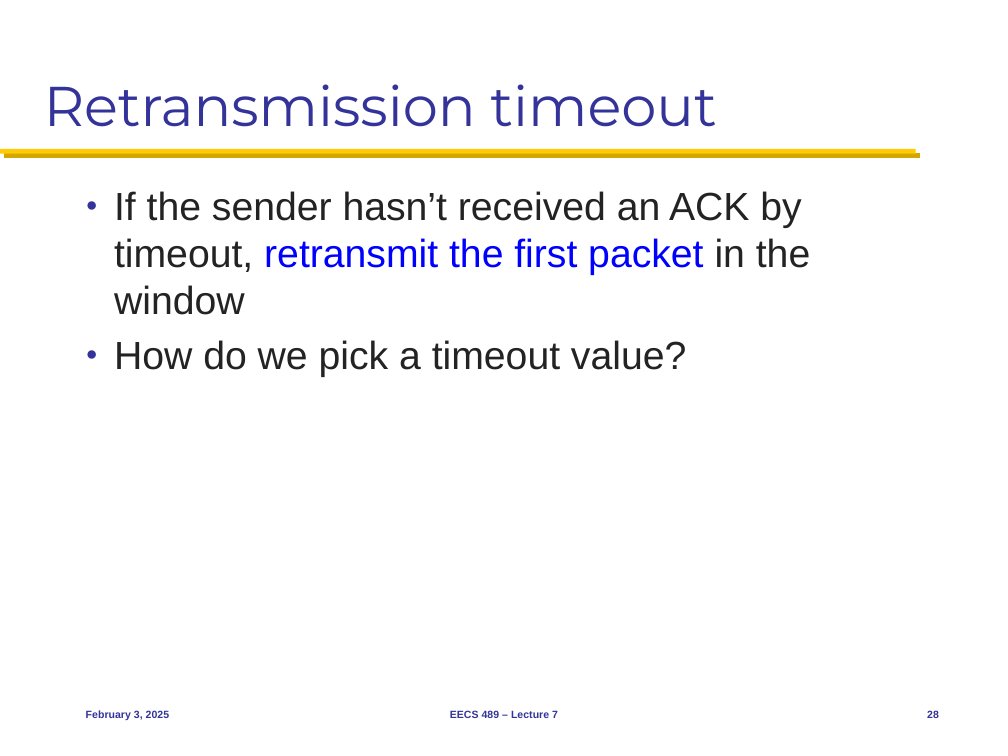
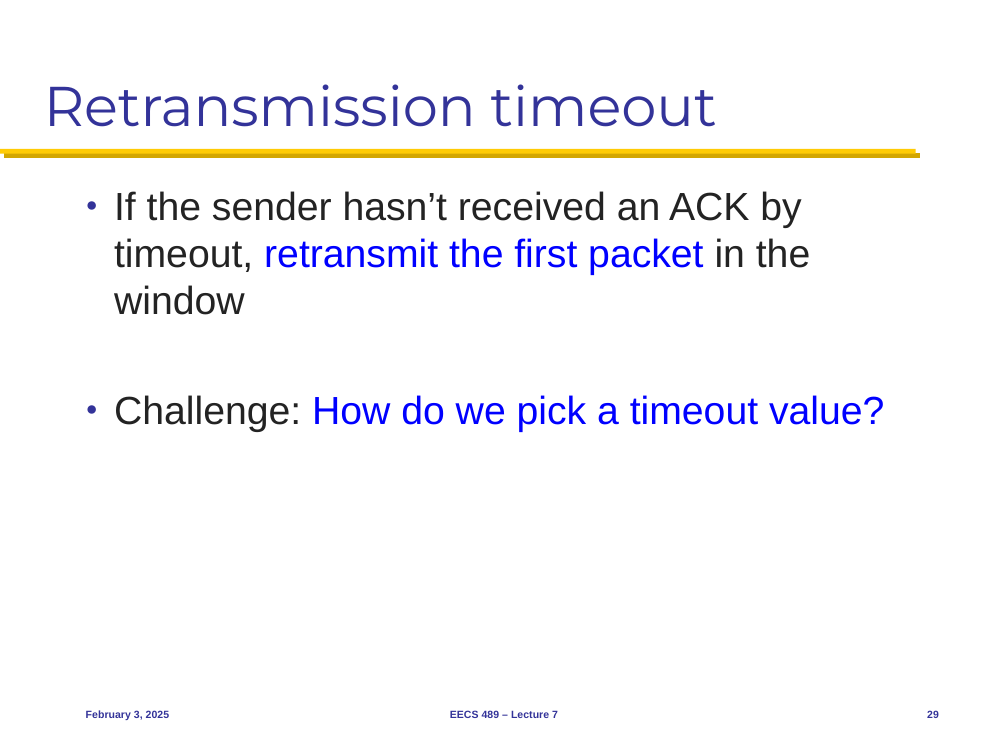
Before and after one commit to mosharaf/eecs489, a slide deck: slide 29 of Slides/020325.pptx (slide 28 before the commit). Drawn at 1008x756 pixels with LibreOffice and Linux fonts; fonts in the diff are those of the drawing. Boxes give left, top, right and bottom in pixels: in the first picture for what was removed or moved away, otherwise in the second. Text is boxed around its words. In the diff, an @@ line names an element or a change of style, - is before the commit and + after.

```diff
--- a/Slides/020325.pptx
+++ b/Slides/020325.pptx
@@ text at box(114, 395, 884, 432): text changed; text colour #232323 to #0000FF @@
-● How do we pick a timeout value?
+● Challenge: How do we pick a timeout value?
```
Also in this commit, not shown: 1 slide added, 1 other file.
